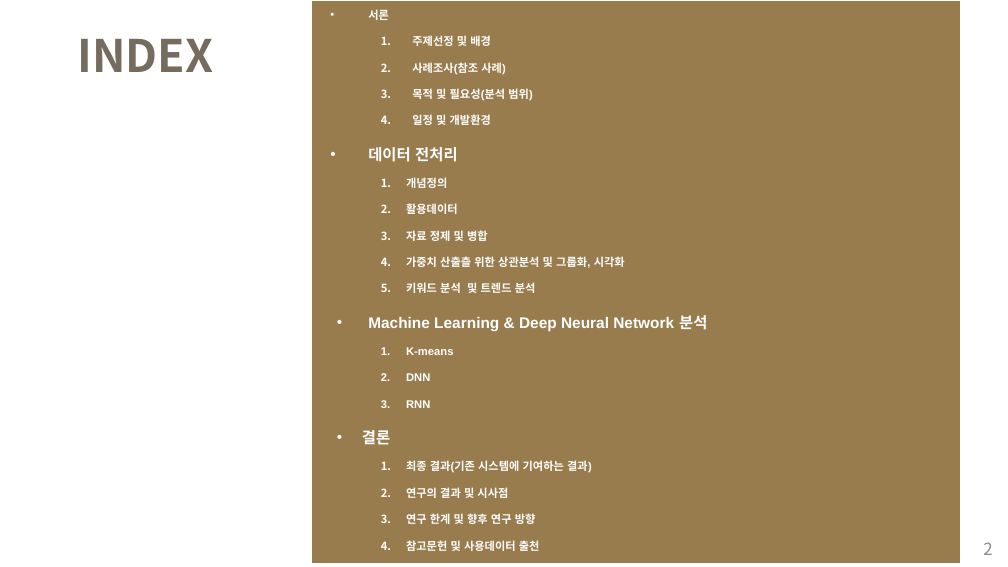
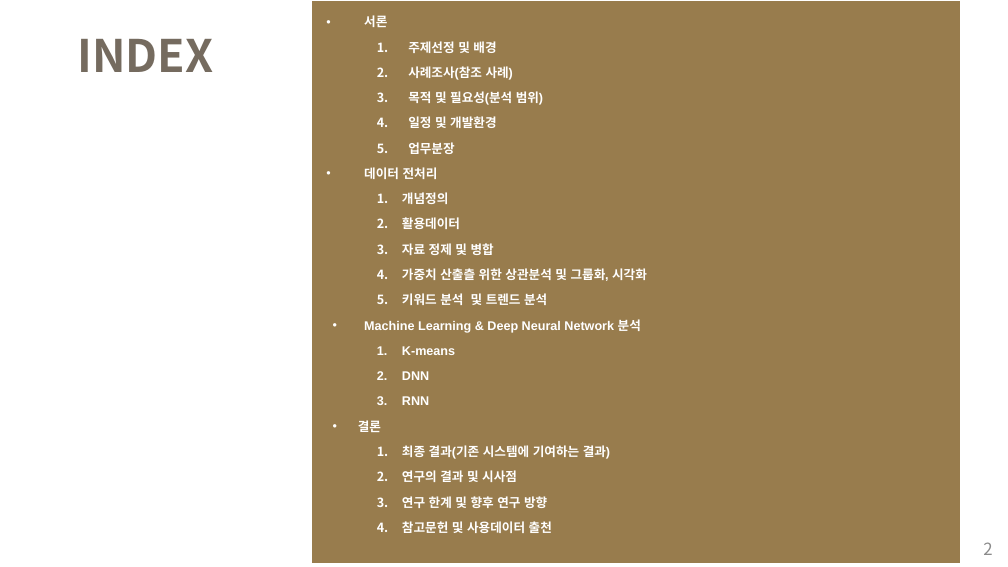
Before and after one commit to yisy0703/ai, a slide deck: slide 2 of lecNote/project(1stPersonal)/sample_ver1.pptx. Drawn at 1008x567 pixels with LibreOffice and Linux fonts; fonts in the diff are those of the drawing. Boxes give left, top, right and bottom in pixels: in the first picture for what was removed or moved away, otherwise in the second. Text is boxed around its words. In the diff, an @@ line names an element or a change of style, - is before the commit and + after.

```diff
--- a/lecNote/project(1stPersonal)/sample_ver1.pptx
+++ b/lecNote/project(1stPersonal)/sample_ver1.pptx
@@ text at [358, 15, 647, 533]: size 8 to 9 pt in "서론", "주제선정 및 배경", "사례조사(참조 사례)", "목적 및 필요성(분석 범위)" and 13 more places; size 11 to 9 pt in "데이터 전처리", "Machine Learning & Deep Neural Network 분석", "결론"; line spacing 1.8 to 1.5 @@
@@ text at [408, 142, 454, 154]: paragraph added @@
+  5. 업무분장
```
Also in this commit, not shown: 1 slide added, 2 other files.
